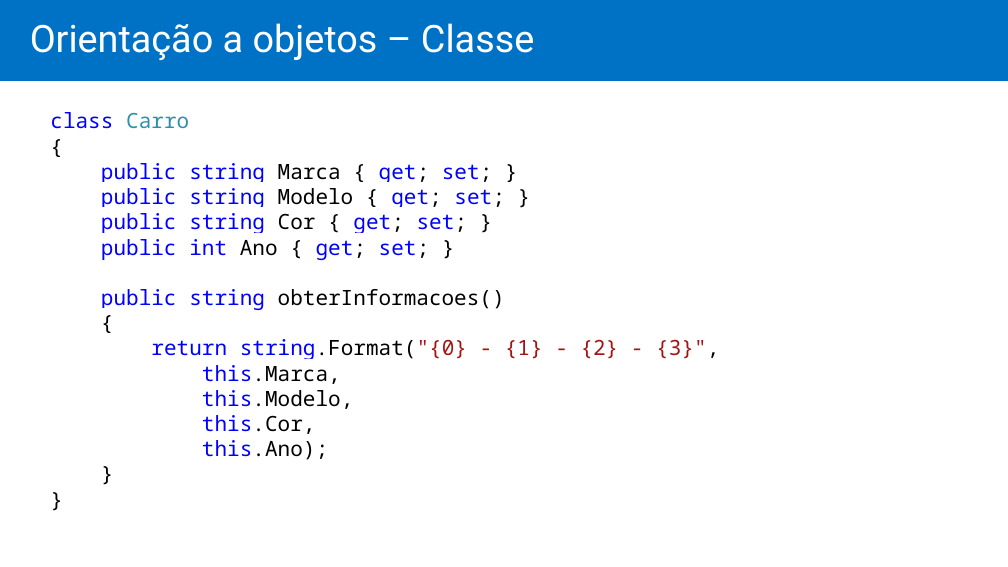
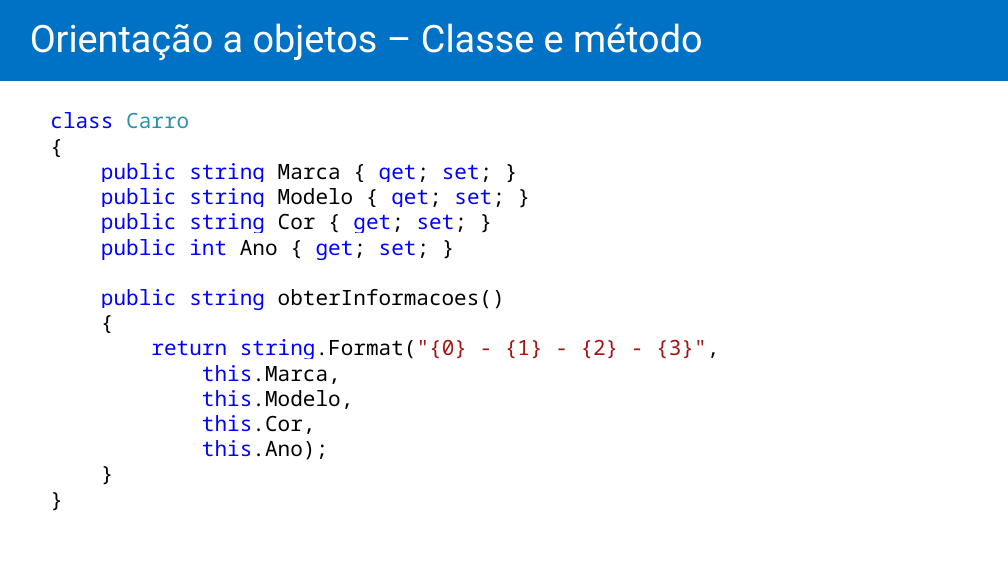
Before and after one commit to igorcadelima/curso-webdesign, a slide deck: slide 5 of asp.net/aula03/aula03.pptx (slide 6 before the commit). Drawn at 1008x567 pixels with LibreOffice and Linux fonts; fonts in the diff are those of the drawing. Boxes give left, top, right and bottom in pixels: in the first picture for what was removed or moved away, otherwise in the second. Text is boxed around its words. In the diff, an @@ line names an element or a change of style, - is before the commit and + after.

```diff
--- a/asp.net/aula03/aula03.pptx
+++ b/asp.net/aula03/aula03.pptx
@@ text in rectangle at (30,23,703,60): text changed @@
-Orientação a objetos – Classe
+Orientação a objetos – Classe e método
```
Also in this commit, not shown: 2 other slides changed, 2 slides added, 2 slides removed.
